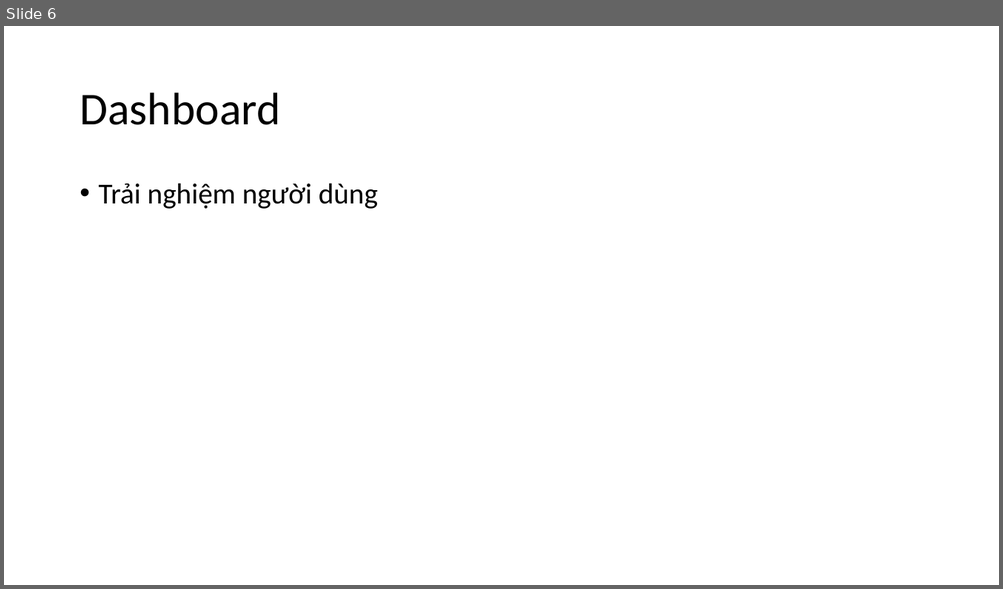
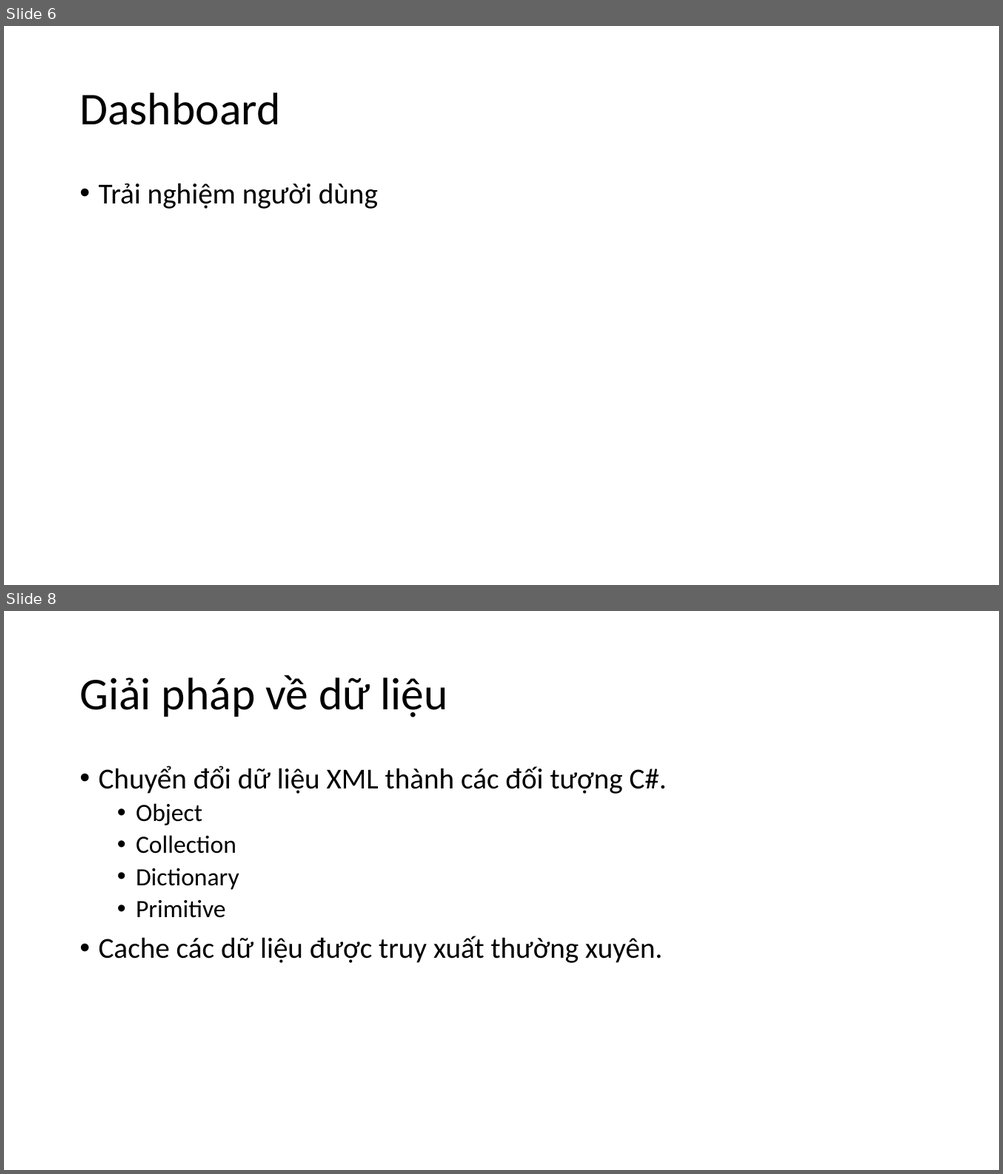
Before and after one commit to nguyenmanhphuc/DoAnA, a slide deck: BÁO CÁO THỰC TẬP.pptx. Shown one above the other, each under a label of ours: slide 6 before the commit, slides 6 and 8 after it; the slides between them are not shown. The pictures are 1003x589 and 1003x1174 pixels, drawn with LibreOffice and Linux fonts; fonts in the diff are those of the drawing. Boxes give left, top, right and bottom in pixels: in the first picture for what was removed or moved away, otherwise in the second. Text is boxed around its words. In the diff, an @@ line names an element or a change of style, - is before the commit and + after.

```diff
--- a/BÁO CÁO THỰC TẬP.pptx
+++ b/BÁO CÁO THỰC TẬP.pptx
@@ slide 8 added at (4,611,999,1170), background #FFFFFF @@
@@ title added at (79,675,448,718), 44 pt, text #000000 @@
+Giải pháp về dữ liệu
@@ text added at (99,766,666,963), 28 pt, text #000000 @@
+• Chuyển đổi dữ liệu XML thành các đối tượng C#.
+  • Object
+  • Collection
+  • Dictionary
+  • Primitive
+• Cache các dữ liệu được truy xuất thường xuyên.
```
Also in this commit, not shown: 1 slide changed, 5 other slides added.
